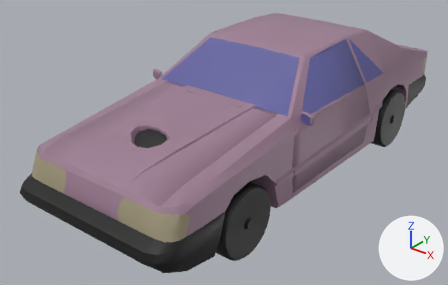
The Blender file Assets/Models/The Tang/foxbodyCAR.blend as it was, and as the next commit left it.
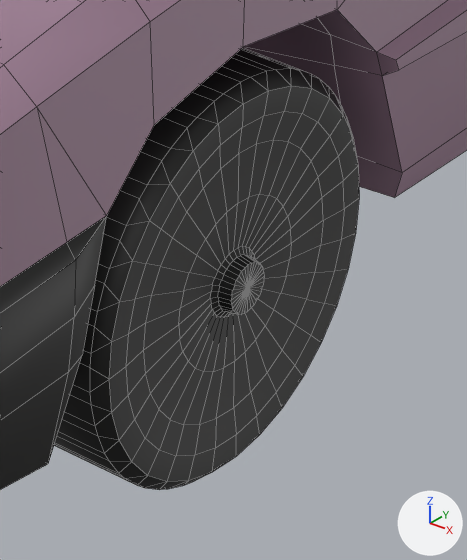
The first picture shows the older version from a 50 mm lens placed at (3.28, -4.69, 2.3), pointed at (-0.18, -0.37, -0.38). The close-ups show both versions on the part from 46% to 65% of the width and 61% to 96% of the height of that picture; other places that the commit changed are outside them. The lights are fixed; the arrows at lower right show +X, +Y and +Z. The close-ups show mesh edges as thin lines. Objects named as collision shapes, trigger or cutter boxes, shadow casters or lower levels of detail are left out.

In view in the first close-up: 'Body.001', 'FrontBumper.001', 'WheelF.l.004'.
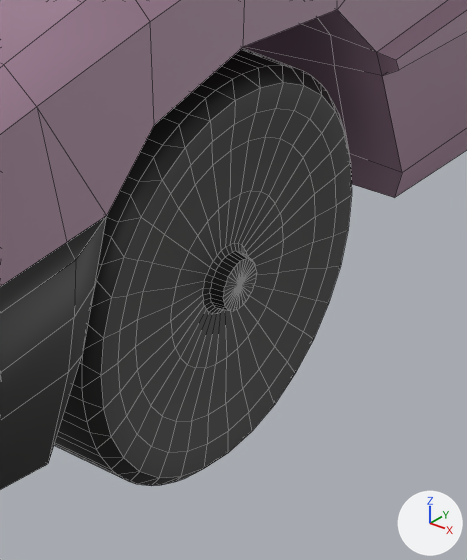
Location of each change, (x1, y1, x2, y2) in pixels of the close-ups (467 x 560 px):
'WheelF.l.004', turned: before (54, 48, 359, 490); after (54, 48, 352, 486)

What changed in the scene script:
```text
Change me_cube_002:
    where me_cube_002.from_pydata(...)  # 321 vertices, 321 faces; spans x -0.112..0.097, y -0.32..0.32, z -0.32..0.32
    used by ob_wheelf_l_004; location = (0.725, -1.3, -0.45); rotation_euler = (0.0, 0.0, 3.142), in degrees (0, 0, 180)
    me_cube_002 part 1: the whole mesh is turned -180 degrees about the z axis through its middle
Change ob_wheelf_l_004:
    ob_wheelf_l_004.rotation_euler: (0.0, 0.0, 3.142) -> (0.0, 0.0, 0.0)  # degrees (0, 0, 180) -> degrees (0, 0, 0)
```
